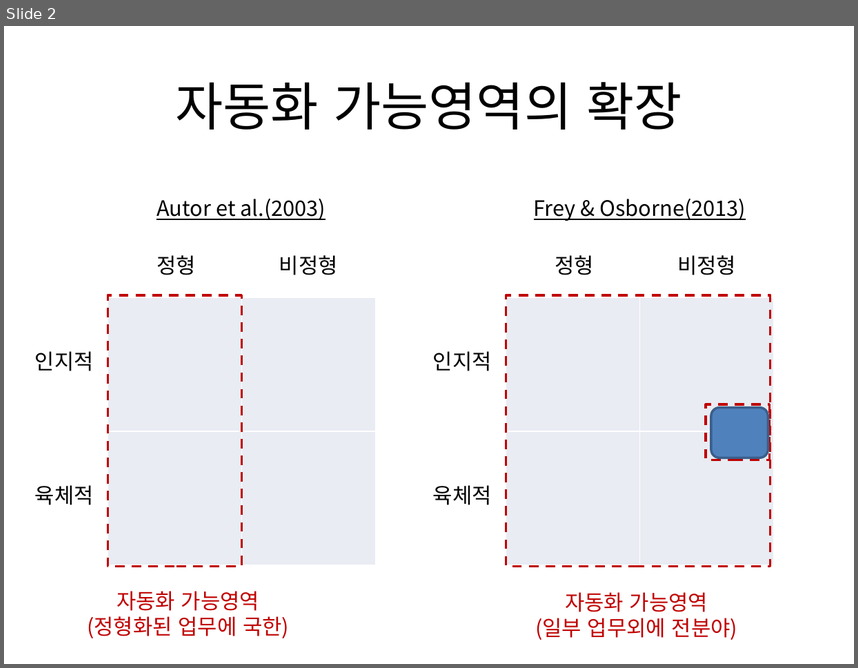
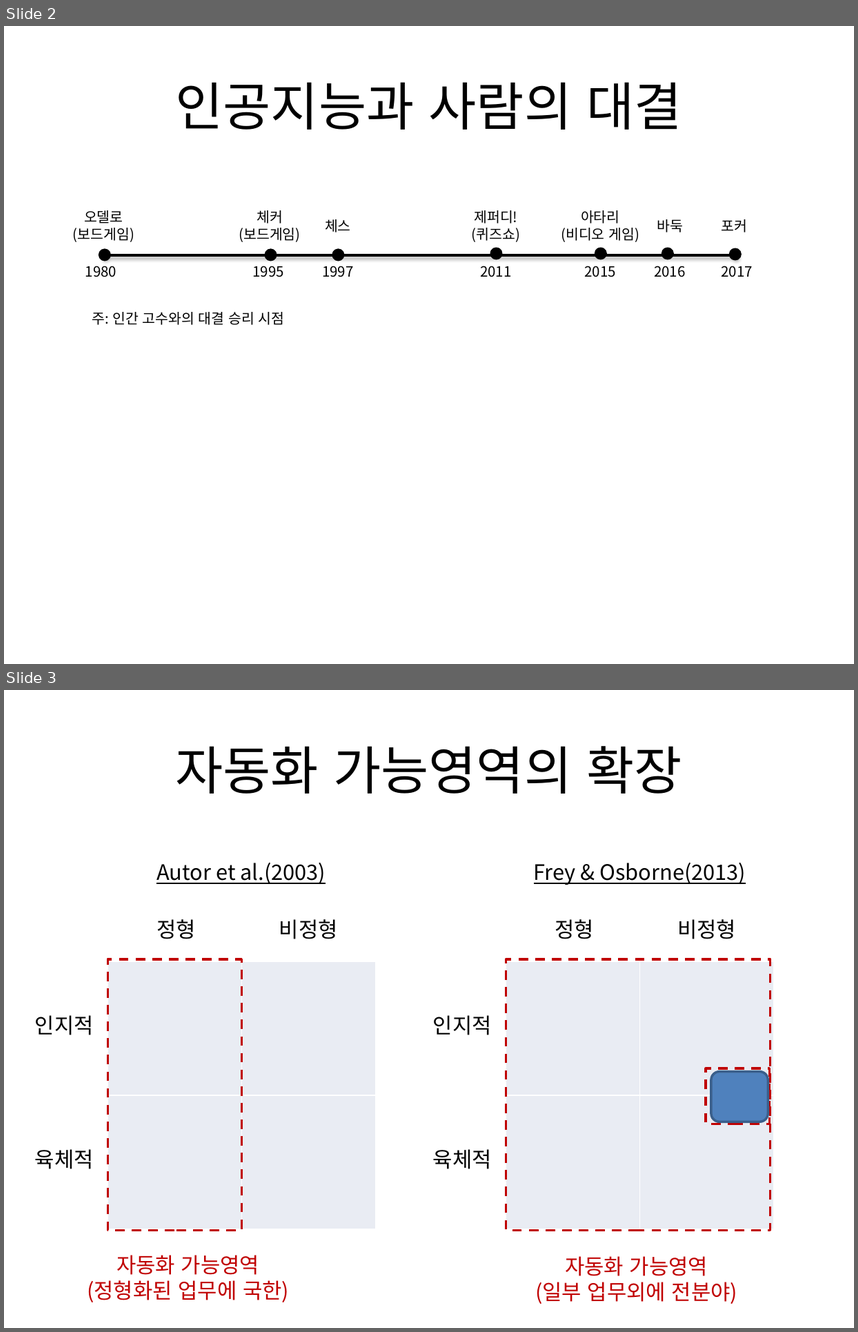
Before and after one commit to externalbrainlab/externalbrainlab.github.io, a slide deck: ppt/차트.pptx. Shown one above the other, each under a label of ours: slide 2 before the commit, slides 2 and 3 after it. The pictures are 858x668 and 858x1332 pixels, drawn with LibreOffice and Linux fonts; fonts in the diff are those of the drawing; background and template pictures are left out. Boxes give left, top, right and bottom in pixels: in the first picture for what was removed or moved away, otherwise in the second. Text is boxed around its words. In the diff, an @@ line names an element or a change of style, - is before the commit and + after.

```diff
--- a/ppt/차트.pptx
+++ b/ppt/차트.pptx
@@ slide 2 added at [4,26,854,664], background #FFFFFF @@
@@ title added at [175,82,682,129], 44 pt, text #000000 @@
+인공지능과 사람의 대결
@@ group added at [73,210,753,277]: 14 texts, 7 ellipses, 1 double arrow @@
+오델로
+(보드게임)
+1980
+체커
+(보드게임)
+1995
+체스
+제퍼디!
+(퀴즈쇼)
+아타리
+(비디오 게임)
+바둑
+포커
+1997
+2011
+2015
+2016
+2017
@@ text added at [92,312,285,325], 12 pt, text #000000 @@
+주: 인간 고수와의 대결 승리 시점
@@ what was slide 2 is now slide 3 @@
```
Also in this commit, not shown: 1 slide changed, 2 other slides added, 1 slide removed, 2 other files.
